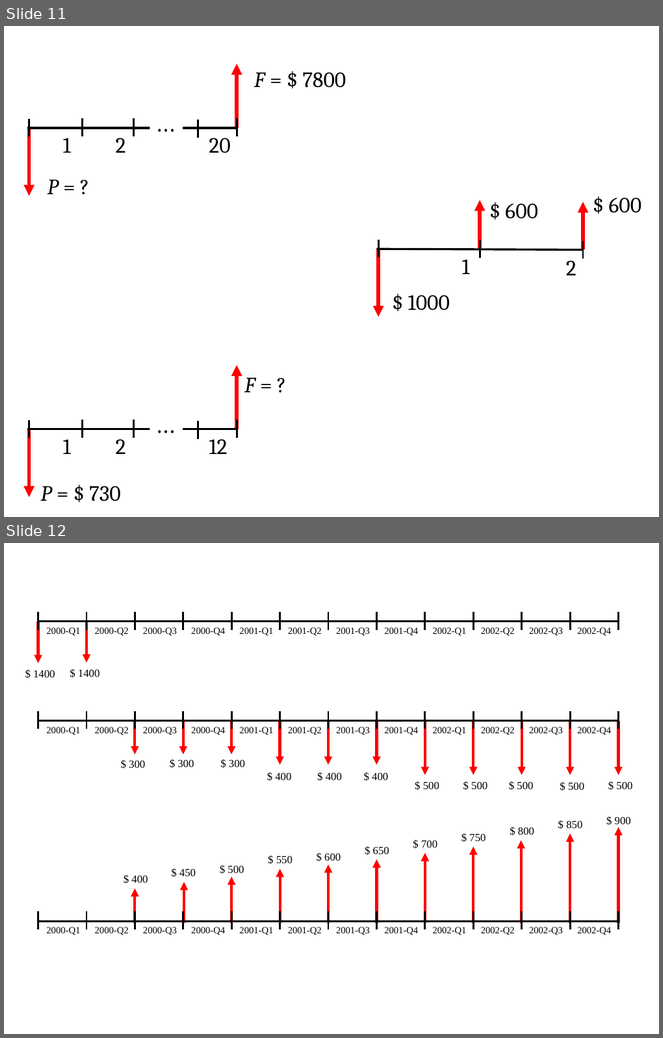
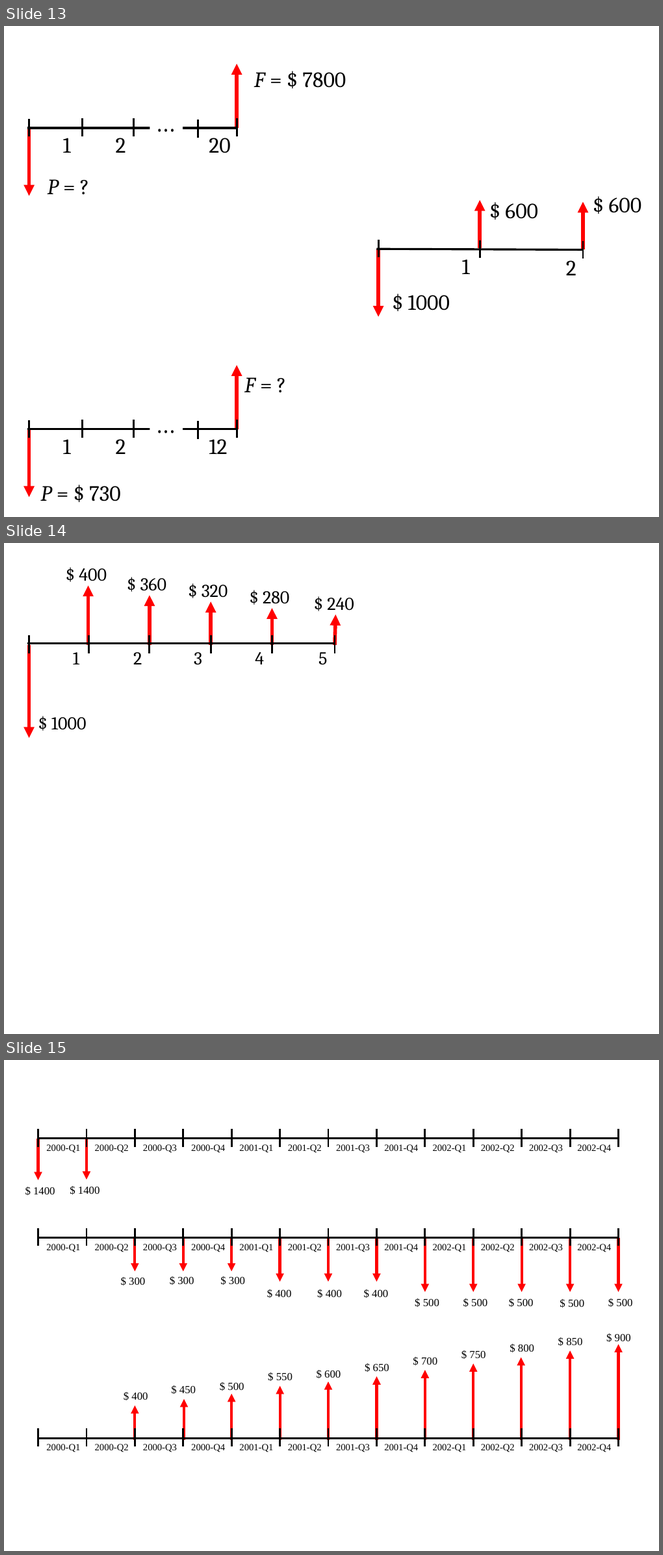
Before and after one commit to hagarciag/ingenieria-economica, a slide deck: images/graficas.pptx. Shown one above the other, each under a label of ours: slides 11 and 12 before the commit, slides 13, 14 and 15 after it. The pictures are 663x1038 and 663x1555 pixels, drawn with LibreOffice and Linux fonts; fonts in the diff are those of the drawing. Boxes give left, top, right and bottom in pixels: in the first picture for what was removed or moved away, otherwise in the second. Text is boxed around its words. In the diff, an @@ line names an element or a change of style, - is before the commit and + after.

```diff
--- a/images/graficas.pptx
+++ b/images/graficas.pptx
@@ slide 14 added at (4,543,659,1034), background #FFFFFF @@
@@ text added at (79,568,107,581), 20 pt, text #000000 @@
+$ 400
@@ text added at (140,578,167,591), 20 pt, text #000000 @@
+$ 360
@@ arrow added from (88, 645) to (88, 586), #FF0000 4 pt @@
@@ arrow added from (150, 645) to (150, 596), #FF0000 4 pt @@
@@ text added at (202,585,228,598), 20 pt, text #000000 @@
+$ 320
@@ text added at (263,591,289,604), 20 pt, text #000000 @@
+$ 280
@@ text added at (327,598,354,611), 20 pt, text #000000 @@
+$ 240
@@ arrow added from (211, 645) to (211, 602), #FF0000 4 pt @@
@@ arrow added from (272, 645) to (272, 608), #FF0000 4 pt @@
@@ arrow added from (335, 645) to (336, 615), #FF0000 4 pt @@
@@ line added from (29, 653) to (29, 635), #000000 2 pt @@
@@ line added from (88, 653) to (88, 635), #000000 2 pt @@
@@ line added from (150, 653) to (150, 635), #000000 2 pt @@
@@ line added from (211, 653) to (211, 635), #000000 2 pt @@
@@ line added from (272, 653) to (272, 635), #000000 2 pt @@
@@ line added from (335, 653) to (335, 635), #000000 2 pt @@
@@ line added from (27, 644) to (336, 644), #000000 2.25 pt @@
@@ arrow added from (29, 645) to (29, 738), #FF0000 4 pt @@
@@ text added at (73,652,79,665), 20 pt, text #000000 @@
+1
@@ text added at (133,652,142,665), 20 pt, text #000000 @@
+2
@@ text added at (194,652,202,665), 20 pt, text #000000 @@
+3
@@ text added at (255,652,264,665), 20 pt, text #000000 @@
+4
@@ text added at (319,652,327,665), 20 pt, text #000000 @@
+5
@@ text added at (51,717,87,730), 20 pt, text #000000 @@
+$ 1000
@@ what was slide 11 is now slide 13 @@
@@ what was slide 12 is now slide 15 @@
```
Also in this commit, not shown: 2 other slides added, 19 other files.
